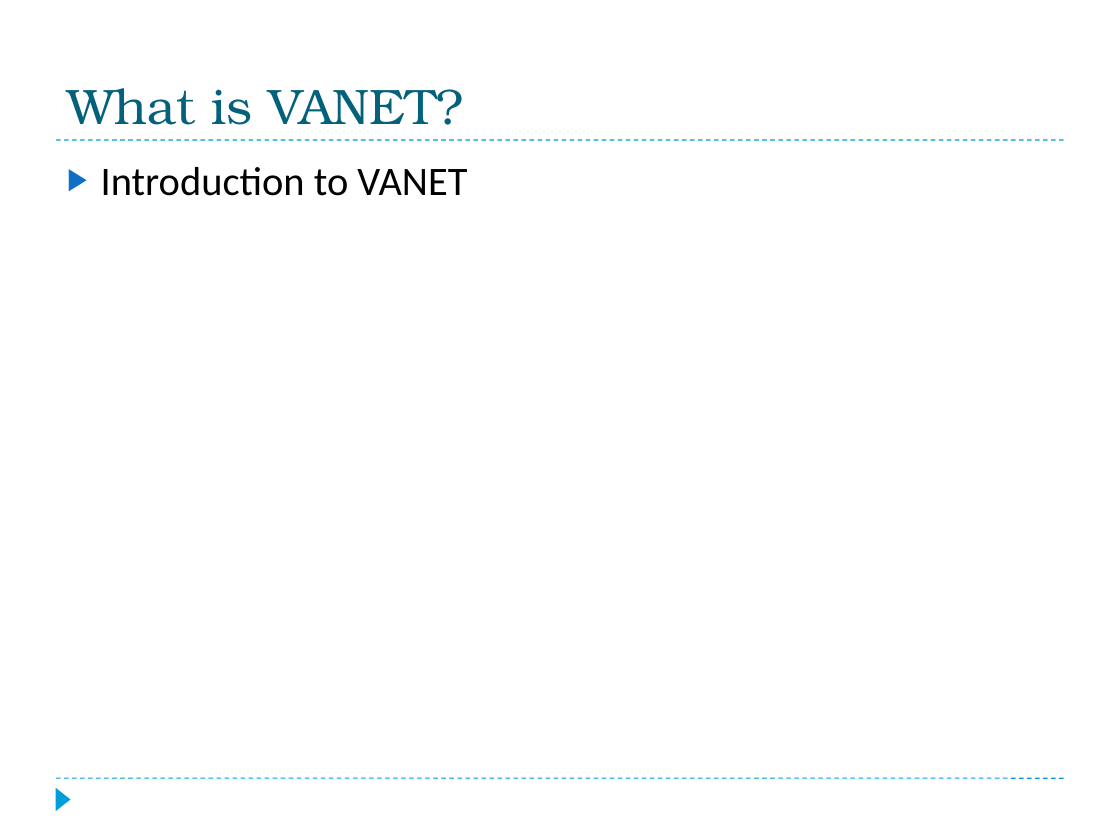
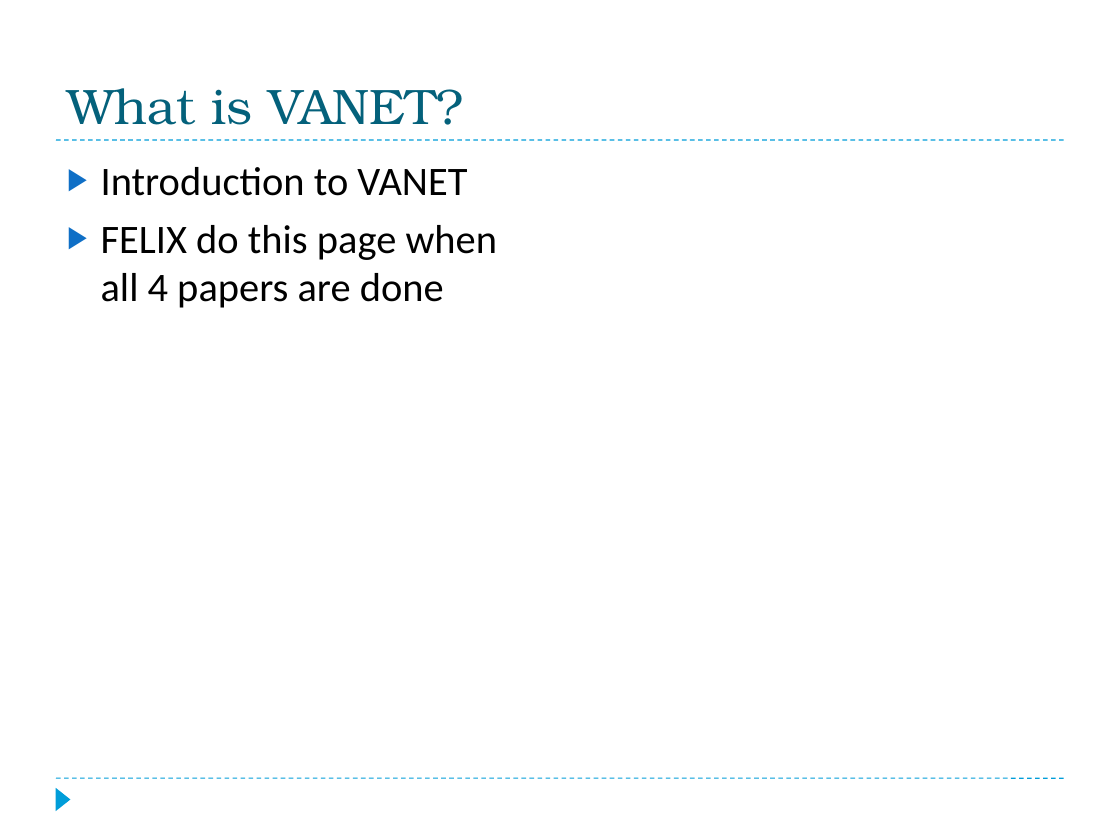
Before and after one commit to f33losopher/EEMaster_VANET, a slide deck: slide 2 of VANET_Felix.pptx. Drawn at 1120x840 pixels with LibreOffice and Linux fonts; fonts in the diff are those of the drawing. Boxes give left, top, right and bottom in pixels: in the first picture for what was removed or moved away, otherwise in the second. Text is boxed around its words. In the diff, an @@ line names an element or a change of style, - is before the commit and + after.

```diff
--- a/VANET_Felix.pptx
+++ b/VANET_Felix.pptx
@@ text at (101, 225, 498, 308): paragraph added @@
+▶ FELIX do this page when all 4 papers are done
```
Also in this commit, not shown: 2 other slides changed, 3 slides added, 3 slides removed, 2 other files.
